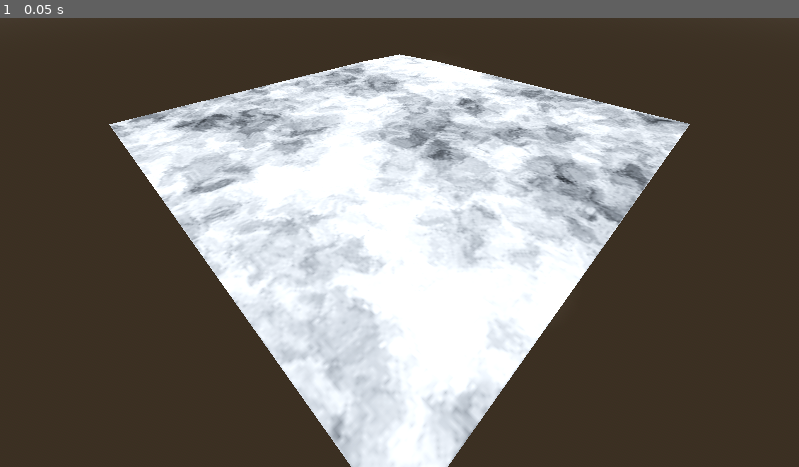
Above: before the commit, frame 1.
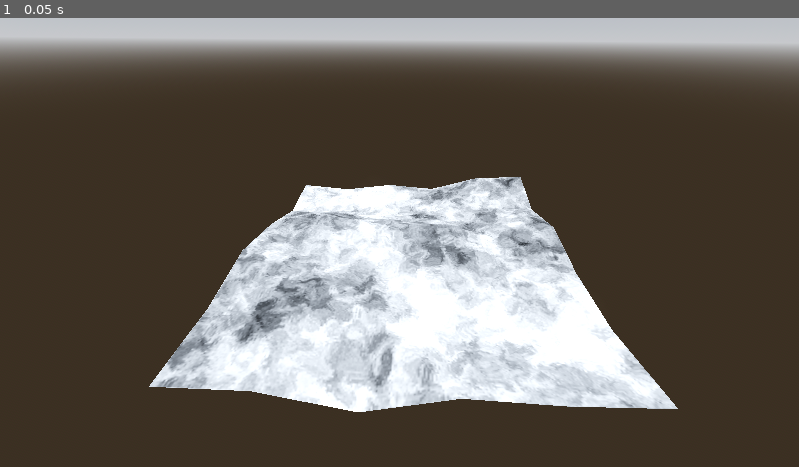
Above: after the commit, the same moment.

Repository: perfectwing1236/COMP-360-Group-2
Game: Godot game, scene res://root.tscn
Two runs of this game, one before a commit and one after it. Both use one fixed random seed, a clock stepped at 60 frames per second and the inputs below.
Inputs:
- Up to frame 1 (0.05 s): no input

The runs differ from the first frame. In frame 1, 46% of the frame differs, in the area x 0-100%, y 0-100%.

Commit message:
Edges meet at same heights!

Diff:
--- a/landscape.gd
+++ b/landscape.gd
@@ -18,27 +18,16 @@
 
 func _quad(st : SurfaceTool, pt : Vector3, count : Array[int], uvpt: Vector2, uvlen: Vector2, noise):
 	st.set_uv( Vector2(uvpt[0], uvpt[1]) )
-	#st.add_vertex( pt + Vector3(0, (1-noise.get_pixel(uvpt[0](noise.get_height()-1), uvpt[1](noise.get_width()-1)).r) * 5, 0) ) # vertex 0
-	st.add_vertex( pt + Vector3(0, _getHeight(uvpt[0], uvpt[1], noise), 0) ) # vertex 0
-	#st.add_vertex( pt + Vector3(0, 0, 0) ) # vertex 0
+	st.add_vertex( pt + Vector3(0, (1-_getHeight(uvpt[0]*(noise.get_height()-1), uvpt[1]*(noise.get_width()-1),noise)), 0) ) # vertex 0
 	count[0] += 1
 	st.set_uv( Vector2(uvpt[0] + uvlen[0], uvpt[1]) )
-	#st.add_vertex( pt + Vector3(1, (1- noise.get_pixel((uvpt[0]+uvlen[0])(noise.get_height()-1), uvpt[1](noise.get_width()-1)).r) * 5, 0) ) # vertex 1
-	#st.add_vertex( pt + Vector3(1, _getHeight(pt.x*stepX,pt.z*stepZ), 0) ) # vertex 1
-	st.add_vertex( pt + Vector3(1, _getHeight(uvpt[0] + uvlen[0], uvpt[1], noise), 0) ) # vertex 1
-	#st.add_vertex( pt + Vector3(1, 0, 0) ) # vertex 1
+	st.add_vertex( pt + Vector3(1, (1-_getHeight((uvpt[0]+uvlen[0])*(noise.get_height()-1), uvpt[1]*(noise.get_width()-1),noise)), 0) ) # vertex 1
 	count[0] += 1
 	st.set_uv( Vector2(uvpt[0] + uvlen[0], uvpt[1] + uvlen[1]) )
-	#st.add_vertex( pt + Vector3(1, (1-noise.get_pixel((uvpt[0]+uvlen[0])(noise.get_height()-1), (uvpt[1]+uvlen[1])(noise.get_width()-1)).r) * 5, 1) ) # vertex 2
-	#st.add_vertex( pt + Vector3(1, _getHeight(pt.x*stepX,pt.z*stepZ), 1) ) # vertex 2
-	st.add_vertex( pt + Vector3(1, _getHeight(uvpt[0] + uvlen[0],uvpt[1] + uvlen[1], noise), 1) ) # vertex 2
-	#st.add_vertex( pt + Vector3(1, 0, 1) ) # vertex 2
+	st.add_vertex( pt + Vector3(1, (1-_getHeight((uvpt[0]+uvlen[0])*(noise.get_height()-1), (uvpt[1]+uvlen[1])*(noise.get_width()-1),noise)), 1) ) # vertex 2
 	count[0] += 1
 	st.set_uv( Vector2(uvpt[0], uvpt[1] + uvlen[1]) )
-	#st.add_vertex( pt + Vector3(0, (1-noise.get_pixel(uvpt[0](noise.get_height()-1), (uvpt[1]+uvlen[1])(noise.get_width()-1)).r) * 5, 1) ) # vertex 3
-	#st.add_vertex( pt + Vector3(0, _getHeight(pt.x*stepX,pt.z*stepZ), 1) ) # vertex 3
-	st.add_vertex( pt + Vector3(0, _getHeight(uvpt[0], uvpt[1] + uvlen[1], noise), 1) ) # vertex 3
-	#st.add_vertex( pt + Vector3(0, 0, 1) ) # vertex 3
+	st.add_vertex( pt + Vector3(0, (1-_getHeight(uvpt[0]*(noise.get_height()-1), (uvpt[1]+uvlen[1])*(noise.get_width()-1),noise)), 1) ) # vertex 3
 	count[0] += 1
 
 	st.add_index(count[0] - 4) # make the first triangle
--- a/root.tscn
+++ b/root.tscn
@@ -28,4 +28,4 @@
 script = ExtResource("1_p244r")
 
 [node name="Camera3D" type="Camera3D" parent="."]
-transform = Transform3D(-0.707107, 0.5, -0.5, -1.42109e-14, 0.707107, 0.707107, 0.707107, 0.5, -0.5, 0, 2, 0)
+transform = Transform3D(-0.999315, 0.02617, -0.02617, 0.00661936, 0.822087, 0.569323, 0.0364132, 0.56876, -0.821697, 2.54614, 3.28961, -1.4382)
